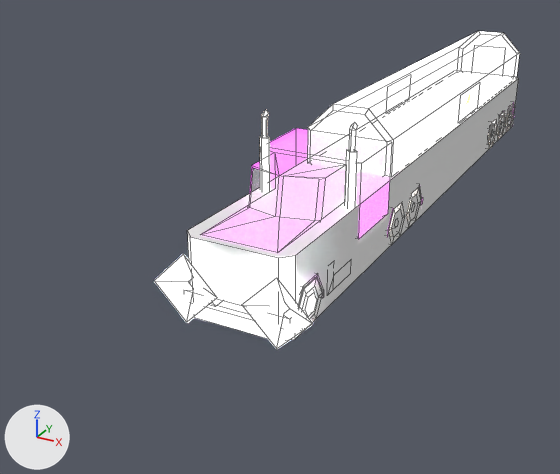
Renders of the FBX model Assets/FBX/Environment/NPCs/truck_oilrig.fbx from each side of a commit.
Before and after are seen from a 50 mm lens placed at (12.5, -33.1, 13.6), pointed at (-3.3, -4.5, -0.7). The lights are fixed; the arrows at lower left show +X, +Y and +Z. Mesh edges are drawn as thin lines. Where no turn or scale is listed for an object, it has been applied to the vertices.

In view in the first picture: 'truck_live_cldr', 'truck_oilrig'.
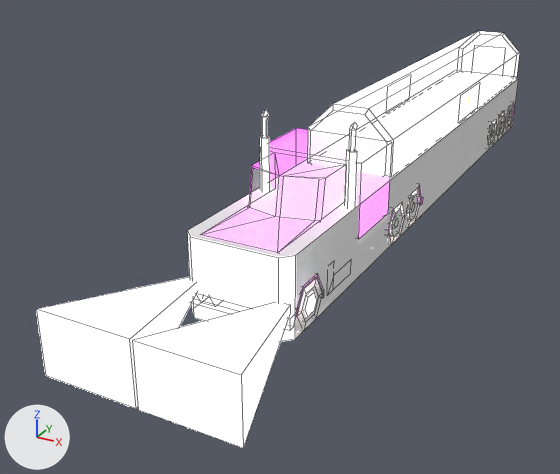
Changed parts and their boxes [x1, y1, x2, y2] in the pictures (560 x 474 px; the box of a moved part takes in the faces that stretch with it):
'truck_oilrig', reshaped (34% wider, 33% taller)
    before: [155, 46, 504, 348]
    after: [36, 46, 504, 448]
part 1 of me_cube_033, moved or reshaped
    before: [155, 255, 313, 348]
    after: [36, 278, 290, 448]

What the commit changed:
me_cube_033 is used by ob_truck_oilrig; location (0.0, 0.0, 0.0).
me_cube_033 had 926 vertices, 804 faces and spanned x -3.1..3.1, y -13.9..17.3, z -0.1..6.2.
me_cube_033 now has 926 vertices, 808 faces and spans x -3.5..3.5, y -18.9..17.3, z 0.0..6.2.
Part 1, on me_cube_033:
16 vertices are removed from x -3.1..3.1, y -13.9..-13.4, z -0.1..2.6.
8 faces are deleted.
16 vertices are added at x -3.5..3.5, y -18.9..-13.4, z 0.1..2.4.
12 new faces join them, mat_retroatlasgodray (white #e7e7e7).
